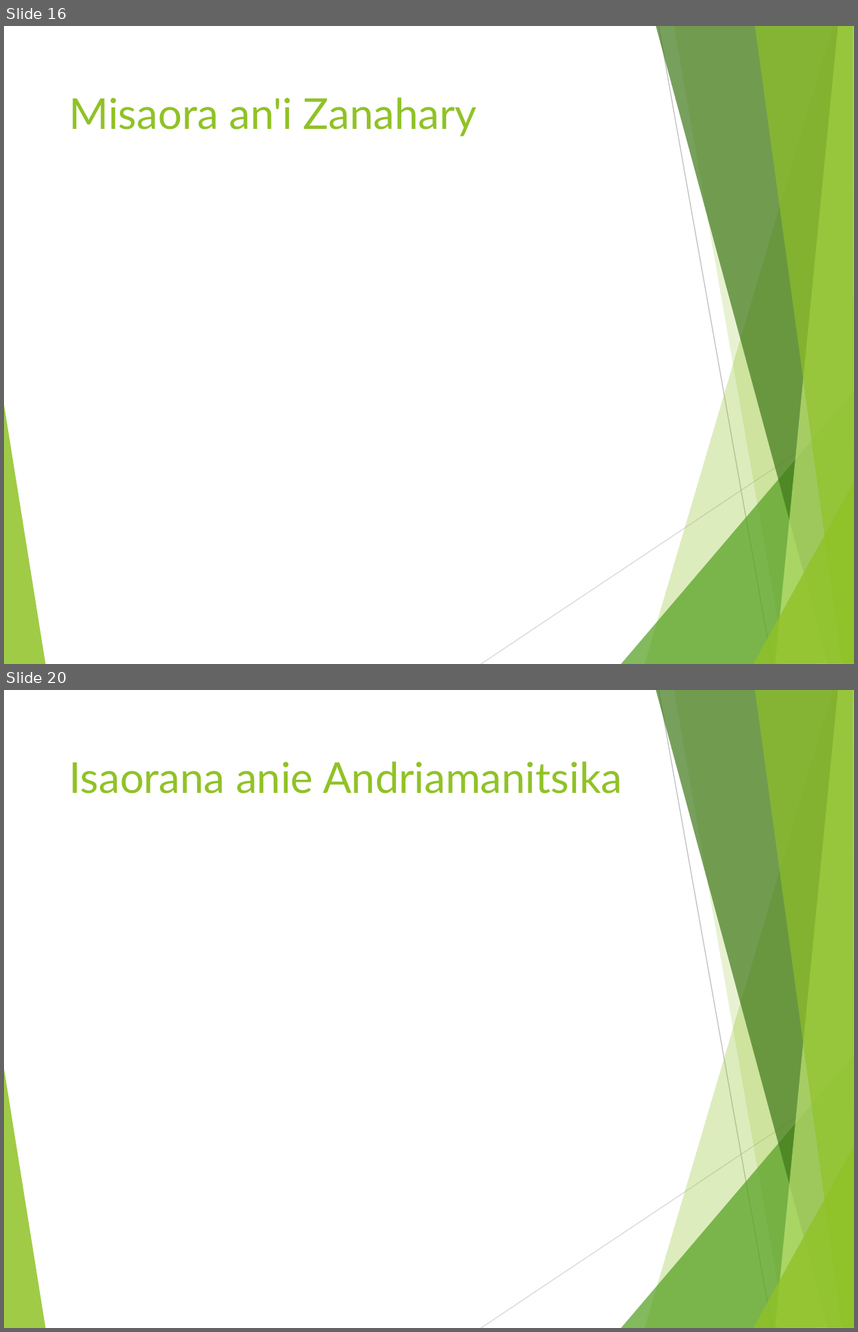
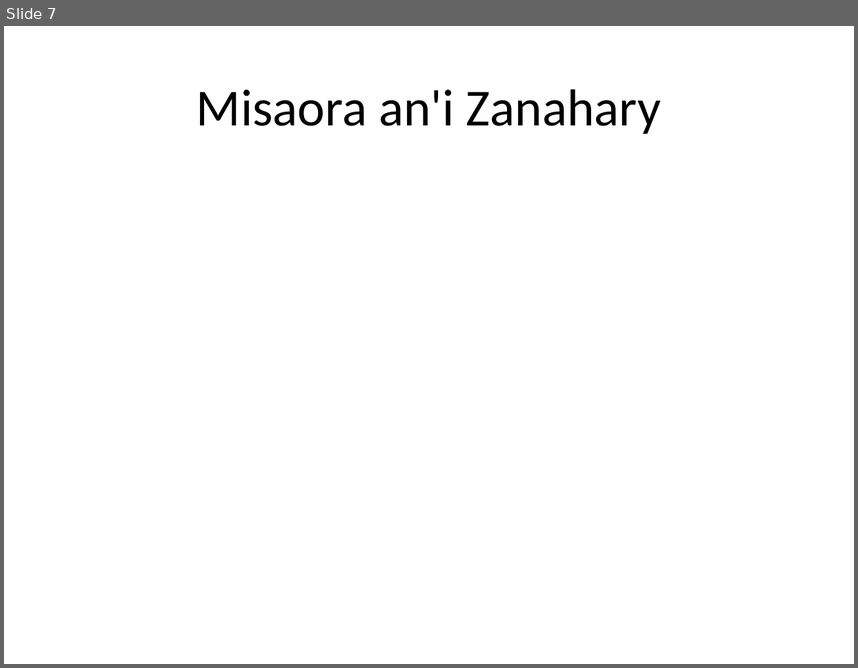
Before and after one commit to jojoX94/Powerpoint-cli--Python, a slide deck: chants.pptx. Shown one above the other, each under a label of ours: slides 16 and 20 before the commit, slide 7 after it; the slides between them are not shown. The pictures are 858x1332 and 858x668 pixels, drawn with LibreOffice and Linux fonts; fonts in the diff are those of the drawing; background and template pictures are left out. Boxes give left, top, right and bottom in pixels: in the first picture for what was removed or moved away, otherwise in the second. Text is boxed around its words. In the diff, an @@ line names an element or a change of style, - is before the commit and + after.

```diff
--- a/chants.pptx
+++ b/chants.pptx
@@ slide 20 removed at box(4, 690, 854, 1328), background #FFFFFF; not listed: 10 template elements that a slide beside it also shows @@
@@ title removed at box(69, 761, 622, 793) @@
-Isaorana anie Andriamanitsika
@@ what was slide 16 is now slide 7 @@
@@ slide 7 changed as well @@
@@ title "Misaora an'i Zanahary": place and size @@
-title "Misaora an'i Zanahary" at box(69, 97, 477, 136)
+title "Misaora an'i Zanahary" at box(197, 89, 662, 134)
@@ title "Misaora an'i Zanahary" at box(197, 89, 662, 134): size 36 to 44 pt, font Lato to Calibri, text colour #90C226 to #000000; alignment left to centre; vertical alignment top to middle @@
@@ group removed at box(4, 26, 854, 664): 8 freeform shapes, 2 lines @@
```
Also in this commit, not shown: 13 other slides changed, 22 other slides removed, 2 other files.
